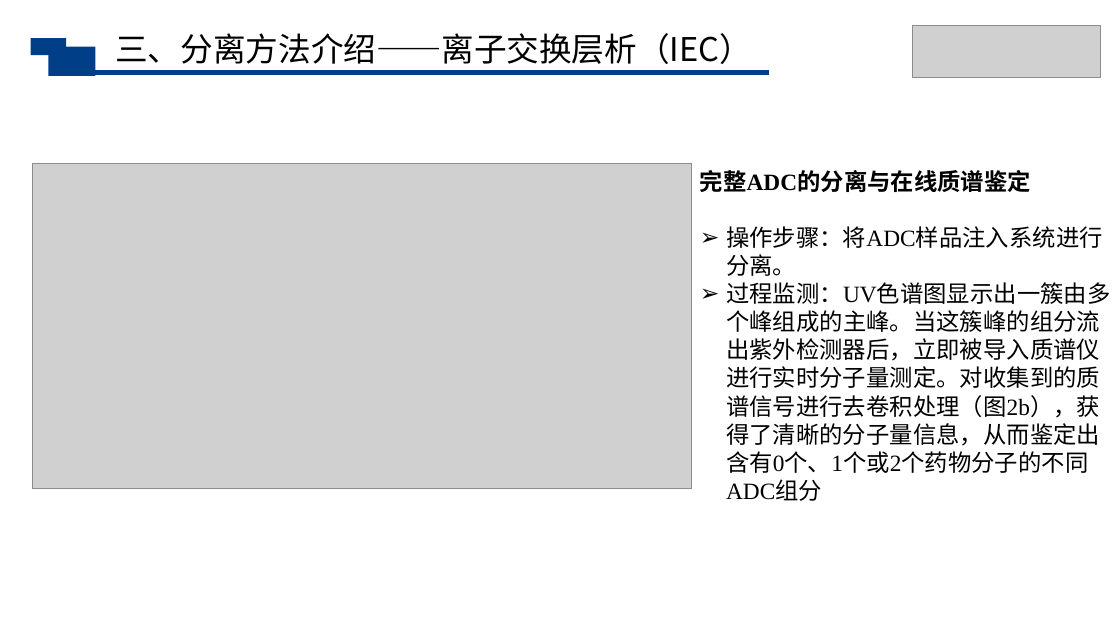
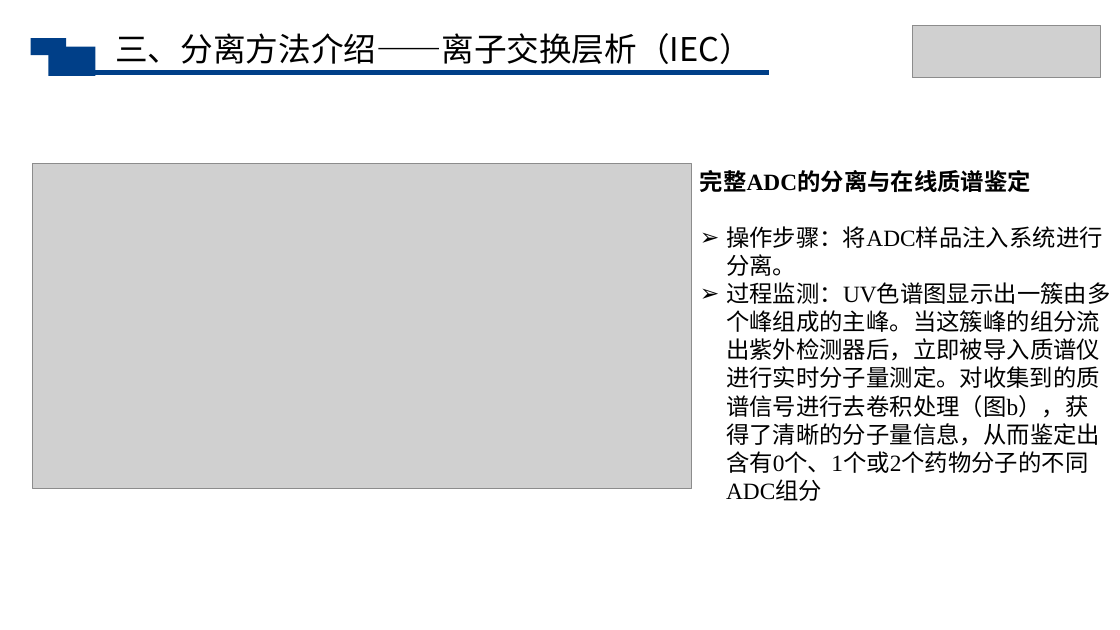
Before and after one commit to Raymon-Lyu/Veterinary-Medicine, a slide deck: slide 18 of 生物分离工程/第十组汇报ppt.pptx (slide 19 before the commit). Drawn at 1120x630 pixels with LibreOffice and Linux fonts; fonts in the diff are those of the drawing; grey boxes stand for pictures. Boxes give left, top, right and bottom in pixels: in the first picture for what was removed or moved away, otherwise in the second. Text is boxed around its words. In the diff, an @@ line names an element or a change of style, - is before the commit and + after.

```diff
--- a/生物分离工程/第十组汇报ppt.pptx
+++ b/生物分离工程/第十组汇报ppt.pptx
@@ text at <box>726,282,1110,473</box>: text changed @@
-➢ 过程监测：UV色谱图显示出一簇由多个峰组成的主峰。当这簇峰的组分流出紫外检测器后，立即被导入质谱仪进行实时分子量测定。对收集到的质谱信号进行去卷积处理（图2b），获得了清晰的分子量信息，从而鉴定出含有0个、1个或2个药物分子的不同ADC组分
+➢ 过程监测：UV色谱图显示出一簇由多个峰组成的主峰。当这簇峰的组分流出紫外检测器后，立即被导入质谱仪进行实时分子量测定。对收集到的质谱信号进行去卷积处理（图b），获得了清晰的分子量信息，从而鉴定出含有0个、1个或2个药物分子的不同ADC组分
```
Also in this commit, not shown: 5 other slides changed, 1 slide added, 1 slide removed, 1 other file.
